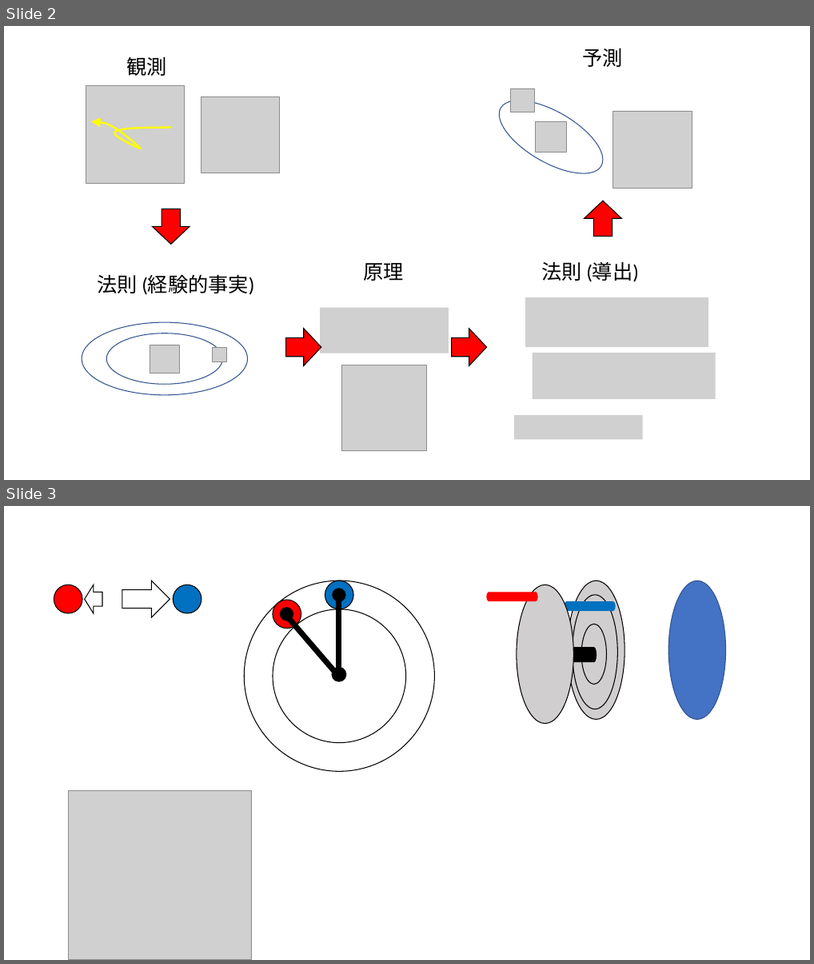
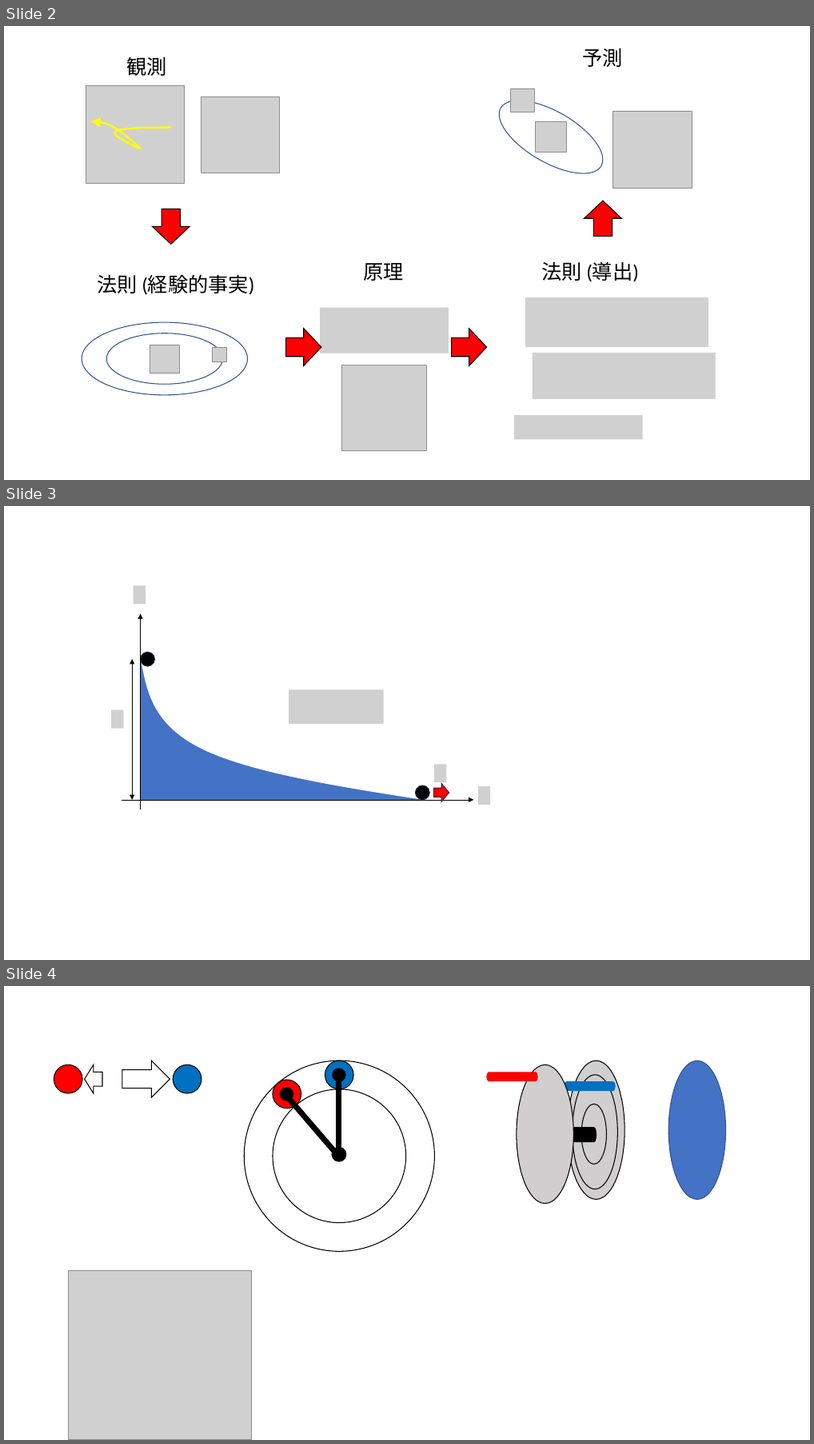
Before and after one commit to kaityo256/classical_mechanics, a slide deck: newton/fig/fig.pptx. Shown one above the other, each under a label of ours: slides 2 and 3 before the commit, slides 2, 3 and 4 after it. The pictures are 814x964 and 814x1444 pixels, drawn with LibreOffice and Linux fonts; fonts in the diff are those of the drawing; grey boxes stand for pictures; background and template pictures are left out. Boxes give left, top, right and bottom in pixels: in the first picture for what was removed or moved away, otherwise in the second. Text is boxed around its words. In the diff, an @@ line names an element or a change of style, - is before the commit and + after.

```diff
--- a/newton/fig/fig.pptx
+++ b/newton/fig/fig.pptx
@@ slide 3 added at [4,506,810,960], background #FFFFFF @@
@@ picture added at [134,585,146,604] @@
@@ arrow added from (141, 810) to (141, 614), #000000 0.5 pt @@
@@ double arrow added from (132, 659) to (132, 800), #000000 0.5 pt @@
@@ triangle added at [141,661,422,800], fill #4472C4 @@
@@ freeform shape added at [141,656,455,804], fill #FFFFFF @@
@@ ellipse added at [141,652,155,666], fill #000000, outline #1E3256 1 pt @@
@@ picture added at [289,689,384,724] @@
@@ picture added at [112,710,124,728] @@
@@ picture added at [434,764,447,782] @@
@@ ellipse added at [415,785,430,800], fill #000000, outline #1E3256 1 pt @@
@@ right arrow added at [434,783,450,801], fill #FF0000, outline #1E3256 1 pt @@
@@ picture added at [478,786,490,804] @@
@@ arrow added from (122, 800) to (474, 800), #000000 0.5 pt @@
@@ what was slide 3 is now slide 4 @@
```
Also in this commit, not shown: 3 other files.
